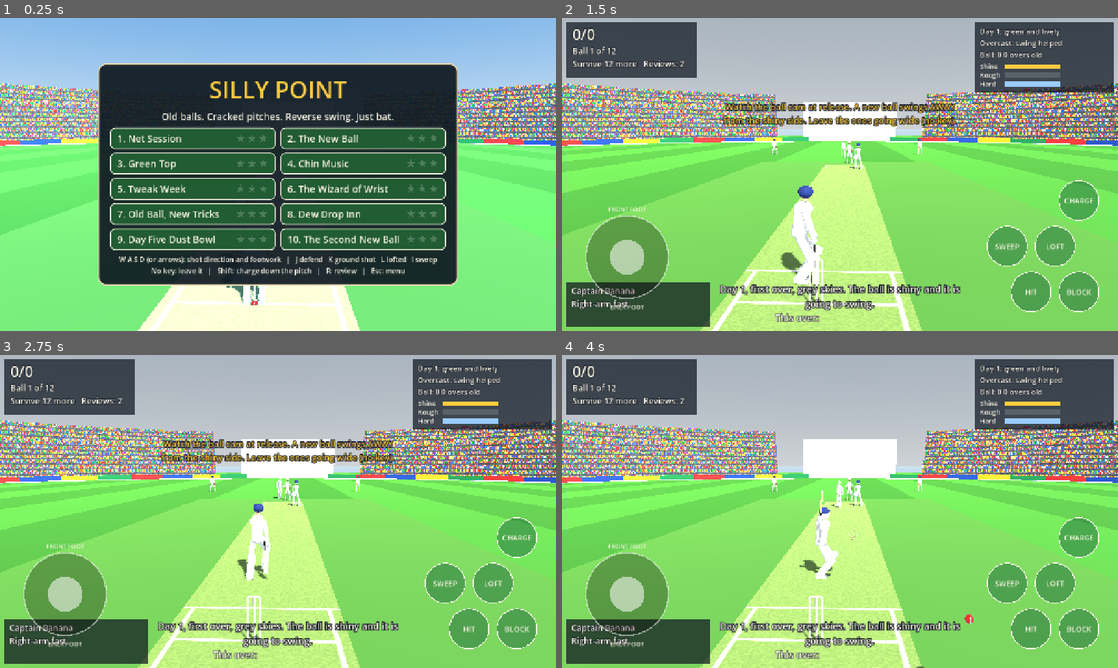
Above: before the commit, frames 1-4 (two rows, left to right).
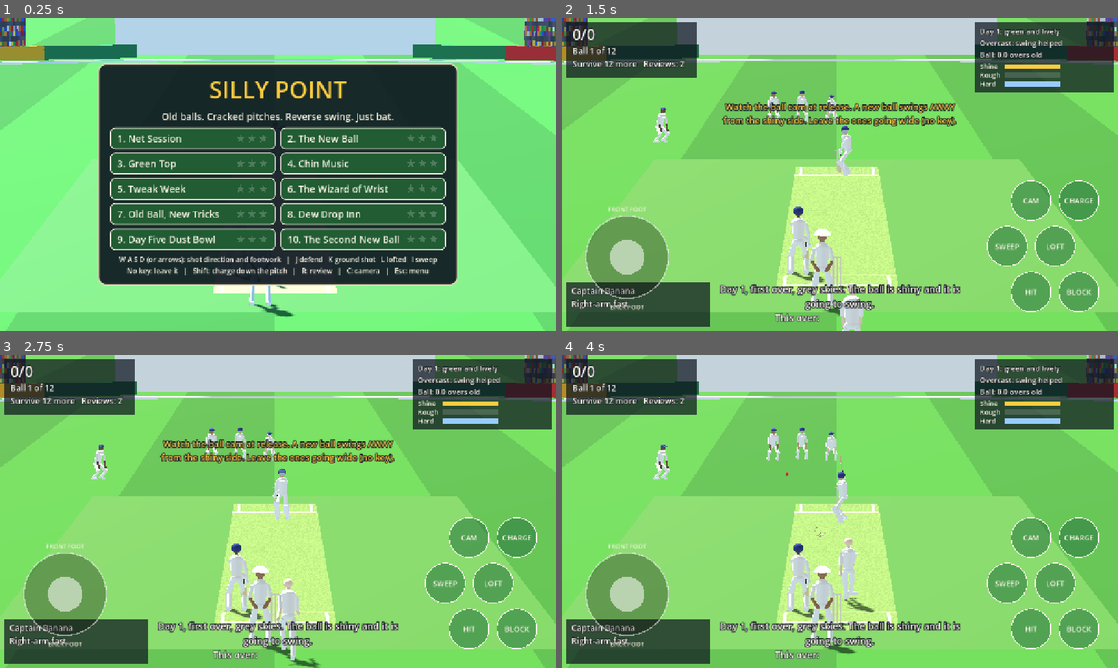
Above: after the commit, the same moments.

Repository: ahab94/silly-point
Game: Godot game, scene res://scenes/main.tscn
Same seed, same stepped clock (60 frames per second), same inputs: the game is played once before the commit and once after it.
Inputs (mouse positions are in pixels of both pictures, inside the frame that each line leads up to):
- Up to frame 1 (0.25 s): no input
- Up to frame 2 (1.5 s): click "2. The New Ball" at 0.5 s; click "Bat! (Enter)" at 1.25 s
- Up to frame 3 (2.75 s): tap Enter (confirm) at 2 s; move the mouse to (400, 495) at 2.02 s; hold D (dir_right) from 2.03 s (still down); hold Enter (confirm) from 2.03 s (still down); click (400, 495) at 2.17 s; tap Space at 2.27 s; tap Shift (dance) at 2.3 s
- Up to frame 4 (4 s): release D (dir_right) at 2.75 s; release Enter (confirm) at 2.75 s; drag from (728, 527) to (812, 574) at 2.77 s; move the mouse to (895, 442) at 3.52 s; hold D (dir_right) from 3.53 s (still down); hold R (review) from 3.53 s (still down); tap K (shot_attack) at 3.8 s

The runs differ from the first frame. In frame 1, 32% of the frame differs, in the area x 0-100%, y 0-100%; in frame 2, 51%; in frame 3, 51%; in frame 4, 53%.

Commit message:
Funnier, richer sound and a TV-style bowler's-end camera
- Sounds: crisper bat tock and soft block, crowd voices from vowel formants
  (ooh, aah, groan, howzat appeals), clapping, cheers; comedy stingers:
  duck quack when out for nought, sad trombone, slide whistle and brass
  fanfare for sixes, trumpet toot for fours, helmet boing, record scratch on
  overturned reviews, pigeon coo for Pigeon-Eye; oompah brass band theme.
- Camera: bowler's-end telephoto view by default (C toggles, saved);
  left/right and the ball cam mirror to match the screen.

Co-Authored-By: Claude Opus 5.5 <noreply@anthropic.com>

Diff:
--- a/scripts/game.gd
+++ b/scripts/game.gd
@@ -28,6 +28,10 @@
 const BALL_VISUAL_R := 0.05      # drawn a little bigger than life so you can see it
 const BAT_CAM_POS := Vector3(0.55, 2.75, 5.0)
 const BAT_CAM_LOOK := Vector3(-0.05, 0.45, -12.0)
+# The TV view: a long lens from high behind the bowler's end.
+const BOWL_CAM_POS := Vector3(0.0, 9.0, -62.0)
+const BOWL_CAM_LOOK := Vector3(-0.1, 0.5, -4.5)
+const BOWL_CAM_FOV := 10.5
 
 enum Phase { MENU, INTRO, PRE, RUNUP, FLIGHT, PLAY, DECIDE, REVIEW, DRS, BETWEEN, END }
 
@@ -38,6 +42,7 @@
 var cond
 var rng := RandomNumberGenerator.new()
 var save_enabled := true
+var cam_mode := "bowler"           # "bowler" (TV view from the bowler's end) or "batter"
 var best_stars := {}
 
 # Scene pieces
@@ -80,6 +85,7 @@
 var flight_end := 0.0
 var play_t := 0.0
 var was_out := false
+var batter_runs := 0                 # this batter's score (out for 0 is a duck)
 var _decision_shown := false
 var _bot_plan: Dictionary = {}
 var _since_release := 0.0
@@ -137,7 +143,7 @@
 		"shot_defend": [KEY_J, KEY_Z, KEY_SPACE], "shot_attack": [KEY_K, KEY_X],
 		"shot_loft": [KEY_L, KEY_C], "shot_sweep": [KEY_I, KEY_V],
 		"dance": [KEY_SHIFT], "review": [KEY_R], "confirm": [KEY_ENTER, KEY_KP_ENTER],
-		"menu": [KEY_ESCAPE],
+		"menu": [KEY_ESCAPE], "camera": [KEY_C],
 	}
 	for action in keys:
 		if not InputMap.has_action(action):
@@ -156,6 +162,8 @@
 
 
 func _load_progress() -> void:
+	if _flags.has("camera"):
+		cam_mode = String(_flags.camera)
 	if _flags.has("no-save"):
 		save_enabled = false
 		return
@@ -163,6 +171,8 @@
 	if cf.load(SAVE_PATH) == OK:
 		for i in Levels.count():
 			best_stars[i] = int(cf.get_value("stars", str(i), 0))
+		if not _flags.has("camera"):
+			cam_mode = String(cf.get_value("settings", "camera", cam_mode))
 
 
 func _save_progress() -> void:
@@ -171,6 +181,7 @@
 	var cf := ConfigFile.new()
 	for i in best_stars:
 		cf.set_value("stars", str(i), best_stars[i])
+	cf.set_value("settings", "camera", cam_mode)
 	cf.save(SAVE_PATH)
 
 
@@ -280,6 +291,8 @@
 func show_menu() -> void:
 	phase = Phase.MENU
 	sound.crowd(false)
+	if not _muted():
+		sound.music(true)
 	hud.show_menu(Levels.LEVELS, best_stars)
 	_set_bat_cam()
 
@@ -302,6 +315,7 @@
 	cond.abrasive = level.abrasive
 	rng.seed = int(_flags.get("seed", level.seed))
 	runs = 0
+	batter_runs = 0
 	wkts = 0
 	balls = 0
 	reviews = 2
@@ -313,7 +327,8 @@
 	hud.set_play_visible(true)
 	hud.tip(level.tip)
 	hud.commentary(level.blurb)
-	if not _flags.has("mute"):
+	sound.music(false)
+	if not _muted():
 		sound.crowd(true)
 	_new_ball()
 
@@ -341,6 +356,8 @@
 		cond.take_new_ball()
 		hud.commentary(Commentary.line("new_ball", rng))
 		hud.flash("NEW BALL", "Shiny again: back to conventional swing", Color(1, 0.85, 0.3))
+		if not _muted():
+			sound.play("ding", -6.0)
 	d = Bowling.make(bowler, cond, rng)
 	traj = BallSim.simulate(d)
 	inp = {}
@@ -435,6 +452,9 @@
 
 
 func _unhandled_input(event: InputEvent) -> void:
+	if event.is_action_pressed("camera"):
+		_toggle_camera()
+		return
 	if event.is_action_pressed("menu") and phase != Phase.MENU:
 		show_menu()
 		return
@@ -465,8 +485,13 @@
 					_take_shot(s, _held_dir(), t if phase == Phase.FLIGHT else 0.0)
 
 
+## Direction held, in field terms (+x off side, +y towards the bowler).
+## From the bowler's end the off side is on the left of the screen, so
+## left and right swap to match what you see.
 func _held_dir() -> Vector2i:
 	var x := int(Input.is_action_pressed("dir_right")) - int(Input.is_action_pressed("dir_left"))
+	if cam_mode == "bowler":
+		x = -x
 	var y := int(Input.is_action_pressed("dir_up")) - int(Input.is_action_pressed("dir_down"))
 	return Vector2i(x, y)
 
@@ -581,7 +606,10 @@
 func _show_ball(p: Vector3) -> void:
 	ball.position = p
 	# Grow the ball with distance so it never shrinks to a pixel.
-	ball.scale = Vector3.ONE * clampf(camera.global_position.distance_to(p) / 14.0, 1.0, 6.0)
+	# With a long lens (narrow fov) things look bigger, so scale by how much
+	# of the view the distance takes up, not by the distance alone.
+	var spread := camera.global_position.distance_to(p) * tan(deg_to_rad(camera.fov * 0.5))
+	ball.scale = Vector3.ONE * clampf(spread / 6.5, 1.3, 6.0)
 	ball_shadow.position = Vector3(p.x, 0.004, p.z)
 
 
@@ -607,32 +635,62 @@
 
 
 func _impact_sound() -> void:
-	if _flags.has("mute"):
+	if _muted():
 		return
 	var c: String = bat.contact
 	if c == "middle" or c == "glove":
-		# Sweeter and louder the better you time it.
-		sound.play("tock", lerpf(-8.0, 0.0, float(bat.quality)), lerpf(0.9, 1.08, float(bat.quality)))
+		# Sweeter and louder the better you time it; a block is a soft tap.
+		var q := float(bat.quality)
+		if inp.shot == "defend":
+			sound.play("tock_soft", -4.0, randf_range(0.95, 1.05))
+		else:
+			sound.play("tock", lerpf(-8.0, 0.0, q), lerpf(0.9, 1.08, q))
 	elif c in Rules.CONTACTS:
 		sound.play("edge", -3.0)
+	elif bat.helmet:
+		sound.play("helmet", -2.0)
 	elif bat.pad or bat.body:
 		sound.play("pad", -2.0)
 	if bat.bowled or bat.played_on or bat.hit_wicket:
 		sound.play("stumps", 0.0)
-
-
+	# Anything that might be out gets a big appeal from the fielders.
+	if out_o.dismissal in ["lbw", "caught_behind"]:
+		sound.play("howzat", -3.0, randf_range(0.95, 1.05), 0.25)
+
+
+func _muted() -> bool:
+	return _flags.has("mute")
+
+
+## The crowd, and the comedy: a quacking duck for nought, a sad trombone for
+## other wickets, a brass band for boundaries, a slide whistle for sixes.
 func _crowd_sound(out: bool) -> void:
-	if _flags.has("mute"):
+	if _muted():
 		return
 	var o := out_o
 	if out:
-		sound.play("groan", -4.0)
+		sound.play("groan", -6.0)
+		if batter_runs == 0:
+			sound.play("duck", -1.0, 1.0, 0.5)
+		else:
+			sound.play("sad_trombone", -3.0, 1.0, 0.4)
 	elif int(o.runs) == 6:
-		sound.play("roar", -2.0)
+		sound.play("six", -2.0)
+		sound.play("roar", -4.0, 1.0, 0.3)
 	elif int(o.runs) == 4:
-		sound.play("cheer", -3.0)
-	elif o.comment in ["beaten", "dropped", "edge_safe", "not_out_pad"]:
-		sound.play("ooh", -5.0)
+		sound.play("four", -2.0)
+		sound.play("cheer", -5.0, 1.0, 0.15)
+	elif o.comment == "dropped":
+		sound.play("slide_down", -3.0)
+		sound.play("groan", -5.0, 1.0, 0.2)
+	elif o.comment in ["beaten", "not_out_pad"]:
+		sound.play("ooh", -4.0)
+	elif o.comment == "edge_safe":
+		sound.play("aah", -4.0)
+	elif int(o.runs) >= 2:
+		sound.play("applause", -10.0)
+	elif o.comment in ["dot", "leave"] and randf() < 0.1:
+		sound.play("coo", -8.0, randf_range(0.9, 1.1))    # a pigeon wanders across
 
 
 func _contact_word(c: String) -> String:
@@ -843,6 +901,8 @@
 		hud.snicko(float(o.snick) if o.snick > 0.0 else 0.0)
 		hud.show_drs([["Edge", "SPIKE" if o.truth_out else "NOTHING"]], "")
 	hud.flash("REVIEW", "Fielding side" if fielding_side else "Batter reviews", Color(0.6, 0.85, 1.0), 2.5)
+	if not _muted():
+		sound.play("coo", -4.0)     # Pigeon-Eye is on the case
 
 
 func _players_visible(on: bool) -> void:
@@ -860,6 +920,9 @@
 		out = o.truth_out
 		if not out:
 			verdict = "OVERTURNED: NOT OUT (review kept)"
+			if not _muted():
+				sound.play("record_scratch", -3.0)
+				sound.play("aah", -6.0, 1.0, 0.3)
 			reviews += 1      # a successful review isn't lost
 			hud.commentary(Commentary.line("overturned", rng))
 		elif o.track.get("umpires_call", false):
@@ -872,6 +935,8 @@
 	else:
 		out = true
 		verdict = "OVERTURNED: OUT"
+		if not _muted():
+			sound.play("record_scratch", -3.0)
 		_umpire_finger(true)
 	if o.dismissal == "lbw":
 		var tr: Dictionary = o.track
@@ -891,7 +956,7 @@
 	if out:
 		wkts += 1
 		symbol = "W"
-		hud.flash("OUT!", Rules.how_out(o.dismissal), Color(1, 0.35, 0.3))
+		hud.flash("OUT!", Rules.how_out(o.dismissal) + (" ... for a DUCK!" if batter_runs == 0 else ""), Color(1, 0.35, 0.3))
 		if not _decision_shown or o.comment != "lbw":
 			hud.commentary(Commentary.line(o.comment, rng))
 		_batter_trudge()
@@ -919,6 +984,7 @@
 		hud.commentary(Commentary.line("no_ball", rng))
 	strip.append(symbol)
 	_crowd_sound(out)
+	batter_runs = 0 if out else batter_runs + int(o.runs)
 	free_hit = bool(o.free_hit_next) or (free_hit and not o.legal)
 	last_ball = "%d kph %s" % [int(float(d.speed) * 3.6), d.label]
 	cond.overs += 1.0 / 6.0 if o.legal else 0.0
@@ -988,6 +1054,9 @@
 		best_stars[level_index] = stars
 		_save_progress()
 	hud.show_result(win, stars, title, summary, level_index + 1 < Levels.count())
+	if not _muted():
+		sound.crowd(false)
+		sound.play("win" if win else "sad_trombone", -2.0, 1.0, 0.4)
 	if _flags.has("exit-on-end"):
 		print("RESULT level=%d %s runs=%d/%d balls=%d stars=%d" % [level_index, "won" if win else "lost", runs, wkts, balls, stars])
 		get_tree().quit(0)
@@ -1100,9 +1169,25 @@
 
 
 func _set_bat_cam() -> void:
-	camera.position = BAT_CAM_POS
-	_cam_look = BAT_CAM_LOOK
+	if cam_mode == "bowler":
+		camera.fov = BOWL_CAM_FOV
+		camera.position = BOWL_CAM_POS
+		_cam_look = BOWL_CAM_LOOK
+	else:
+		camera.fov = 50.0
+		camera.position = BAT_CAM_POS
+		_cam_look = BAT_CAM_LOOK
 	camera.look_at(_cam_look)
+	if hud:
+		hud.mirror = cam_mode == "bowler"
+
+
+func _toggle_camera() -> void:
+	cam_mode = "batter" if cam_mode == "bowler" else "bowler"
+	_save_progress()
+	if phase in [Phase.PRE, Phase.RUNUP, Phase.FLIGHT, Phase.MENU, Phase.INTRO, Phase.BETWEEN, Phase.END]:
+		_set_bat_cam()
+	hud.flash("CAMERA", "Bowler's end (TV)" if cam_mode == "bowler" else "Behind the batter", Color(0.8, 0.9, 1.0), 1.0)
 
 
 func _update_camera(delta: float) -> void:
@@ -1112,6 +1197,7 @@
 	if hit and ((phase == Phase.PLAY and play_t > 0.45) or phase == Phase.DECIDE):
 		var b := ball.position
 		if Vector2(b.x, b.z + 1.0).length() > 6.0:
+			camera.fov = lerpf(camera.fov, 50.0, clampf(delta * 3.0, 0.0, 1.0))
 			var want_pos := Vector3(b.x * 0.35, 14.0 + Vector2(b.x, b.z).length() * 0.15, 16.0 + b.z * 0.25)
 			camera.position = camera.position.lerp(want_pos, clampf(delta * 2.5, 0.0, 1.0))
 			_cam_look = _cam_look.lerp(b, clampf(delta * 5.0, 0.0, 1.0))
--- a/scripts/hud.gd
+++ b/scripts/hud.gd
@@ -25,6 +25,7 @@
 const BALL_RED := Color(0.72, 0.08, 0.08)
 
 var show_touch := false
+var mirror := false        # bowler's-end camera: the off side is on the left
 
 var _score: Label
 var _goal: Label
@@ -247,7 +248,7 @@
 		if _cond_data.rev:
 			draw_string(get_theme_default_font(), Vector2(x0 + 200, y0 + 14), "REVERSING", HORIZONTAL_ALIGNMENT_LEFT, -1, 16, ORANGE)
 	if _ballcam_t > 0.0 and not _ballcam.is_empty():
-		_draw_ball_cam(Vector2(s.x * 0.5, 120.0), 52.0)
+		_draw_ball_cam(Vector2(90.0, 240.0), 52.0)   # left side, clear of the batter and slips
 	if _timing_t > 0.0:
 		_draw_timing(Vector2(s.x * 0.5, s.y - 150.0))
 	if _snick_t > 0.0 and _snick >= 0.0:
@@ -275,8 +276,9 @@
 	var spin: bool = d.style == "offspin" or d.style == "legspin"
 	if not spin:
 		# Shiny half bright and glossy, rough half dull and scuffed.
-		var shiny: int = d.shiny_side
-		var tilt := deg_to_rad(28.0) * float(d.seam_dir)
+		var flip := -1 if mirror else 1
+		var shiny: int = int(d.shiny_side) * flip
+		var tilt := deg_to_rad(28.0) * float(d.seam_dir) * flip
 		var seam_dir := Vector2(sin(tilt), -cos(tilt))
 		var across := Vector2(seam_dir.y, -seam_dir.x) * -1.0    # points to +x when tilt is 0
 		draw_circle(c, r, BALL_RED.darkened(0.35))
@@ -294,10 +296,10 @@
 			var off := across * float(-shiny) * r * (0.2 + 0.09 * k) + seam_dir * r * (0.5 - 0.15 * k)
 			draw_line(c + off, c + off + Vector2(6, 3), Color(0.35, 0.15, 0.1), 2.0)
 		draw_line(c - seam_dir * r, c + seam_dir * r, CREAM, 4.0)
-		_text(c + Vector2(-110, r + 32), "SHINY SIDE %s" % ("OFF" if shiny > 0 else "LEG"), 18, GOLD, 220, HORIZONTAL_ALIGNMENT_CENTER)
+		_text(c + Vector2(-110, r + 32), "SHINY SIDE %s" % ("OFF" if int(d.shiny_side) > 0 else "LEG"), 18, GOLD, 220, HORIZONTAL_ALIGNMENT_CENTER)
 	else:
 		draw_circle(c, r, BALL_RED)
-		var sd: int = d.spin_dir
+		var sd: int = int(d.spin_dir) * (-1 if mirror else 1)
 		draw_line(c + Vector2(0, -r), c + Vector2(0, r), CREAM, 4.0)
 		if sd != 0:
 			# Arrow curling the way it will turn.
@@ -309,7 +311,7 @@
 			draw_polyline(pts, GOLD, 5.0)
 			var tip_p := pts[pts.size() - 1]
 			draw_circle(tip_p, 7.0, GOLD)
-			_text(c + Vector2(-110, r + 32), "TURNS TO %s" % ("OFF" if sd > 0 else "LEG"), 18, GOLD, 220, HORIZONTAL_ALIGNMENT_CENTER)
+			_text(c + Vector2(-110, r + 32), "TURNS TO %s" % ("OFF" if int(d.spin_dir) > 0 else "LEG"), 18, GOLD, 220, HORIZONTAL_ALIGNMENT_CENTER)
 		else:
 			draw_circle(c, r * 0.3, CREAM)
 			_text(c + Vector2(-110, r + 32), "STRAIGHT ON", 18, GOLD, 220, HORIZONTAL_ALIGNMENT_CENTER)
@@ -512,7 +514,7 @@
 	_menu_grid.add_theme_constant_override("v_separation", 8)
 	v.add_child(_menu_grid)
 	var help := Label.new()
-	help.text = "W A S D (or arrows): shot direction and footwork   |   J defend   K ground shot   L lofted   I sweep\nNo key: leave it   |   Shift: charge down the pitch   |   R: review   |   Esc: menu"
+	help.text = "W A S D (or arrows): shot direction and footwork   |   J defend   K ground shot   L lofted   I sweep\nNo key: leave it   |   Shift: charge down the pitch   |   R: review   |   C: camera   |   Esc: menu"
 	help.add_theme_font_size_override("font_size", 16)
 	help.horizontal_alignment = HORIZONTAL_ALIGNMENT_CENTER
 	v.add_child(help)
@@ -545,7 +547,7 @@
 
 ## A virtual 8-way stick on the left (direction and footwork) and shot
 ## buttons on the right. They press the same input actions as the keys.
-const TOUCH_SHOTS := [["shot_defend", "BLOCK"], ["shot_attack", "HIT"], ["shot_loft", "LOFT"], ["shot_sweep", "SWEEP"], ["dance", "CHARGE"]]
+const TOUCH_SHOTS := [["shot_defend", "BLOCK"], ["shot_attack", "HIT"], ["shot_loft", "LOFT"], ["shot_sweep", "SWEEP"], ["dance", "CHARGE"], ["camera", "CAM"]]
 var _stick_center := Vector2.ZERO
 var _stick_touch := -1
 var _stick_vec := Vector2.ZERO
--- a/scripts/sound.gd
+++ b/scripts/sound.gd
@@ -1,32 +1,42 @@
 extends Node
-## Sound effects and the crowd. Every file in audio/ is synthesized by
-## tools/make_audio.py.
+## Sound effects, the crowd and the brass band. Every file in audio/ is
+## synthesized by tools/make_audio.py.
 ##
 ## Godot concept: an AudioStreamPlayer plays one sound at a time, so a small
-## pool of them lets sounds overlap (the bat's tock and the crowd's cheer).
+## pool of them lets sounds overlap (the bat's tock, the crowd's cheer and
+## the trumpet all at once).
 
-const SFX_NAMES := ["tock", "edge", "pad", "stumps", "cheer", "roar", "ooh", "groan", "click"]
+const SFX_NAMES := ["tock", "tock_soft", "edge", "pad", "stumps", "helmet", "click", "ooh", "aah",
+	"groan", "howzat", "cheer", "roar", "applause", "duck", "sad_trombone", "slide_up", "slide_down",
+	"record_scratch", "coo", "four", "six", "win", "ding"]
 
 var _sfx := {}
 var _pool: Array[AudioStreamPlayer] = []
 var _murmur: AudioStreamPlayer
+var _music: AudioStreamPlayer
 
 
 func _ready() -> void:
 	for n in SFX_NAMES:
 		_sfx[n] = load("res://audio/sfx/%s.wav" % n)
-	for i in 8:
+	for i in 10:
 		var p := AudioStreamPlayer.new()
 		add_child(p)
 		_pool.append(p)
-	_murmur = AudioStreamPlayer.new()
-	var w: AudioStreamWAV = load("res://audio/loops/murmur.wav")
+	_murmur = _looping("res://audio/loops/murmur.wav", -16.0)
+	_music = _looping("res://audio/music/brass_band.wav", -9.0)
+
+
+func _looping(path: String, db: float) -> AudioStreamPlayer:
+	var p := AudioStreamPlayer.new()
+	var w: AudioStreamWAV = load(path)
 	w.loop_mode = AudioStreamWAV.LOOP_FORWARD
 	w.loop_begin = 0
 	w.loop_end = int(round(w.get_length() * w.mix_rate))
-	_murmur.stream = w
-	_murmur.volume_db = -16.0
-	add_child(_murmur)
+	p.stream = w
+	p.volume_db = db
+	add_child(p)
+	return p
 
 
 func crowd(on: bool) -> void:
@@ -36,7 +46,17 @@
 		_murmur.stop()
 
 
-func play(sound: String, volume_db := 0.0, pitch := 1.0) -> void:
+func music(on: bool) -> void:
+	if on and not _music.playing:
+		_music.play()
+	elif not on:
+		_music.stop()
+
+
+func play(sound: String, volume_db := 0.0, pitch := 1.0, delay := 0.0) -> void:
+	if delay > 0.0:
+		get_tree().create_timer(delay).timeout.connect(func() -> void: play(sound, volume_db, pitch))
+		return
 	var p := _pool[0]
 	for c in _pool:
 		if not c.playing:
Not shown, added: audio/music/brass_band.wav.import
Not shown, added: audio/sfx/aah.wav.import
Not shown, added: audio/sfx/applause.wav.import
Not shown, added: audio/sfx/coo.wav.import
Not shown, added: audio/sfx/ding.wav.import
Not shown, added: audio/sfx/duck.wav.import
Not shown, added: audio/sfx/four.wav.import
Not shown, added: audio/sfx/helmet.wav.import
Not shown, added: audio/sfx/howzat.wav.import
Not shown, added: audio/sfx/record_scratch.wav.import
Not shown, added: audio/sfx/sad_trombone.wav.import
Not shown, added: audio/sfx/six.wav.import
(and 30 more such lines)
